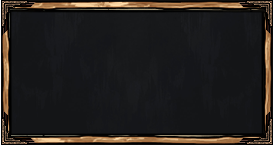
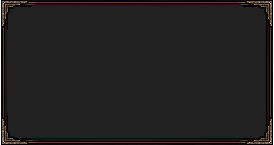
Layers edited between the first and the second 274x145 image:
added group "01" with 4 layers above "02" over [2, 1, 272, 144]
added layer "corners" (1st of 2, in "01") in group "01" over [2, 1, 272, 144]
added layer "borders" (1st of 2, in "01") in group "01" over [2, 1, 272, 144]
added layer "bg 2 clean" in group "01" over [3, 1, 270, 142]
added group "02" with 4 layers above "gwent_original_image" over [2, 1, 272, 144]
moved "corners" (2nd of 2, in "02") into group "02" over [2, 1, 272, 144]
moved "borders" (2nd of 2, in "02") into group "02" over [2, 1, 272, 144]
added layer "bg clean" in group "02" over [8, 8, 266, 137]
hid "bg", moved it into group "02" over [8, 8, 266, 137]
